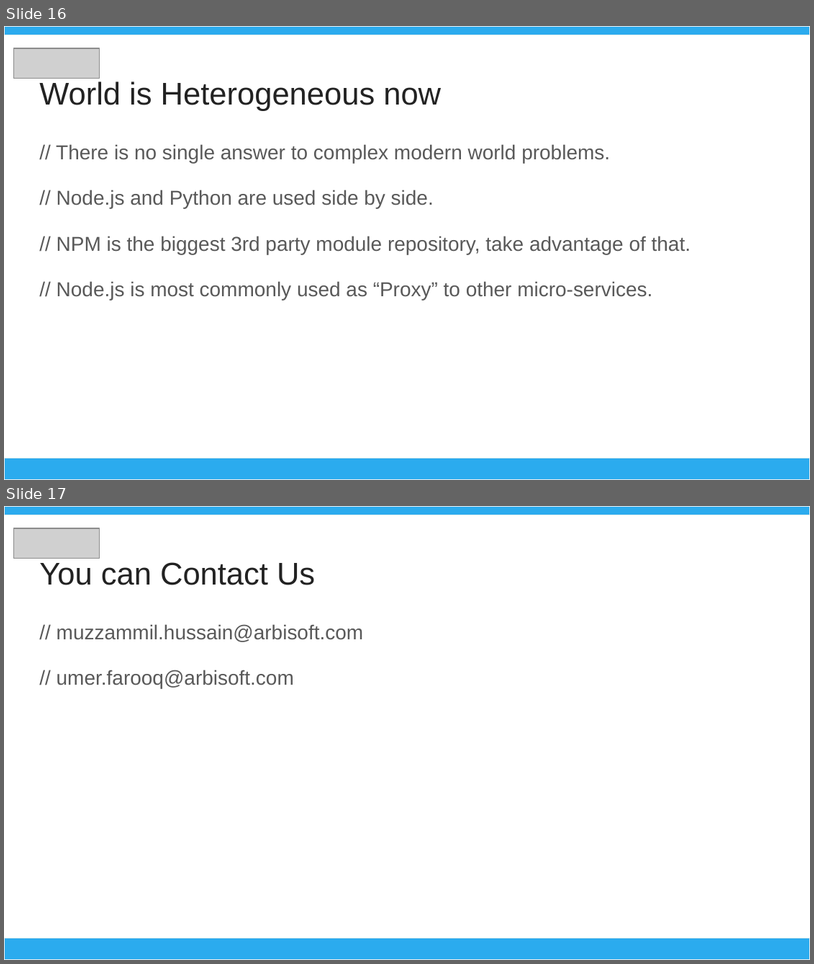
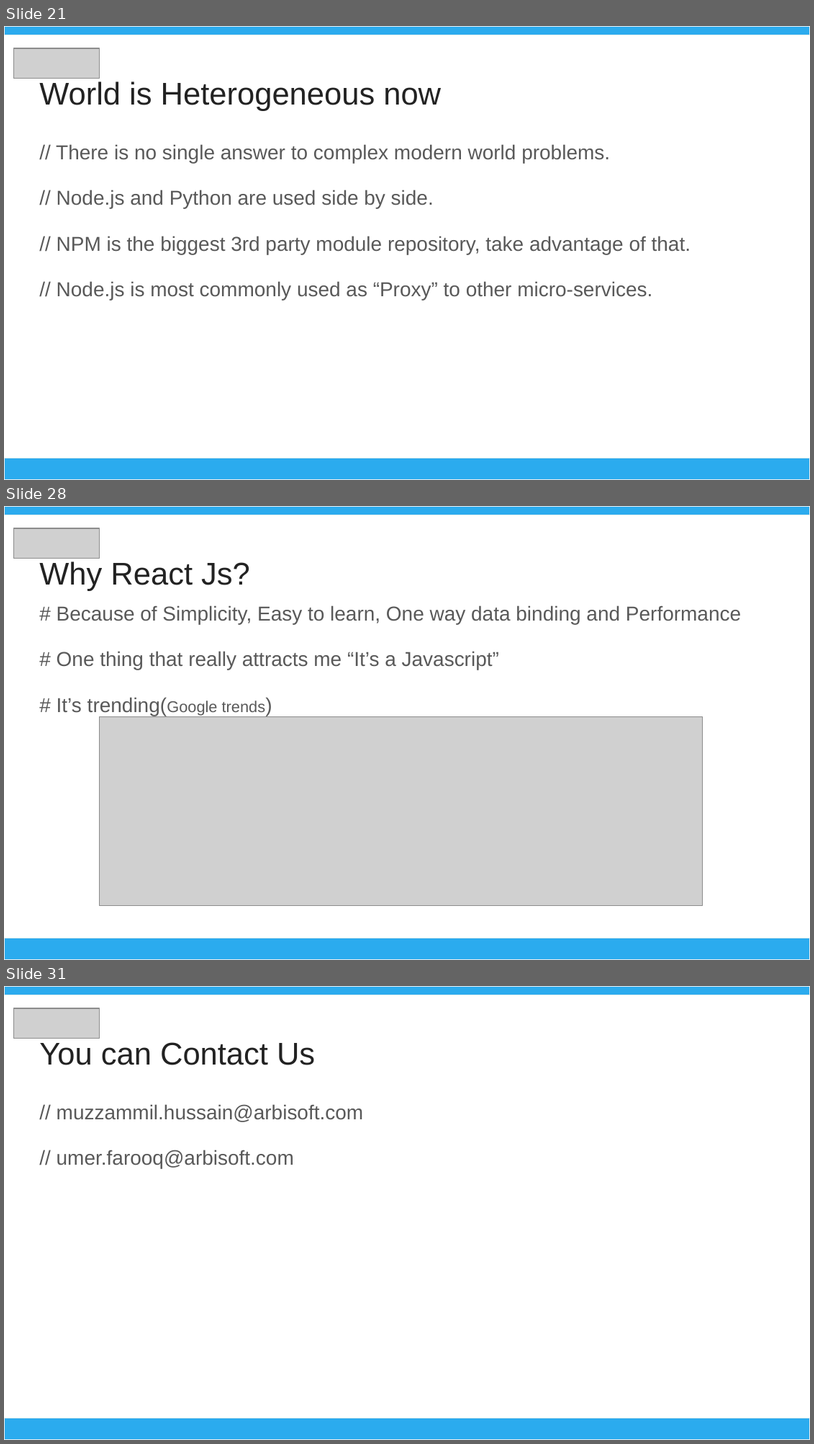
Before and after one commit to muzzammil-hussain/umt_workshop_1803, a slide deck: Advance_Web_Technologies.pptx. Shown one above the other, each under a label of ours: slides 16 and 17 before the commit, slides 21, 28 and 31 after it; the slides between them are not shown. The pictures are 814x964 and 814x1444 pixels, drawn with LibreOffice and Linux fonts; fonts in the diff are those of the drawing; grey boxes stand for pictures. Boxes give left, top, right and bottom in pixels: in the first picture for what was removed or moved away, otherwise in the second. Text is boxed around its words. In the diff, an @@ line names an element or a change of style, - is before the commit and + after.

```diff
--- a/Advance_Web_Technologies.pptx
+++ b/Advance_Web_Technologies.pptx
@@ slide 28 added at (x1=4, y1=506, x2=810, y2=960), background #FFFFFF @@
@@ rectangle added at (x1=4, y1=506, x2=810, y2=515), fill #2BABEE, outline #EFEFEF 0.75 pt @@
@@ picture added at (x1=13, y1=528, x2=99, y2=559) @@
@@ title added at (x1=39, y1=561, x2=250, y2=591), 28 pt, text #222222 @@
+Why React Js?
@@ text added at (x1=57, y1=605, x2=741, y2=716), 18 pt, text #595959 @@
+# Because of Simplicity, Easy to learn, One way data binding and Performance
+# One thing that really attracts me “It’s a Javascript”
+# It’s trending(Google trends)
@@ picture added at (x1=99, y1=716, x2=702, y2=905) @@
@@ rectangle added at (x1=4, y1=937, x2=810, y2=959), fill #2BABEE, outline #EFEFEF 0.75 pt @@
@@ what was slide 16 is now slide 21 @@
@@ what was slide 17 is now slide 31 @@
```
Also in this commit, not shown: 13 other slides added.
